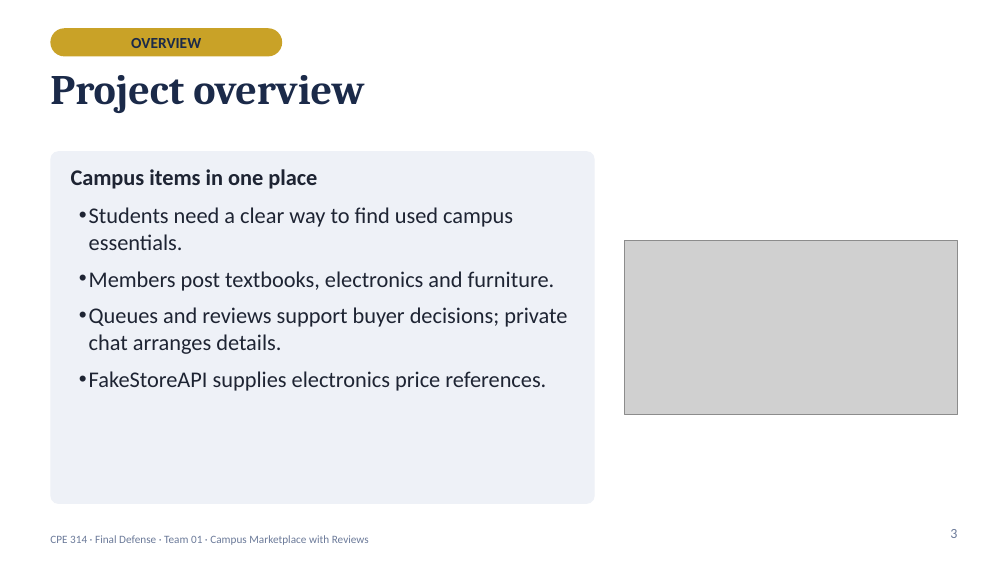
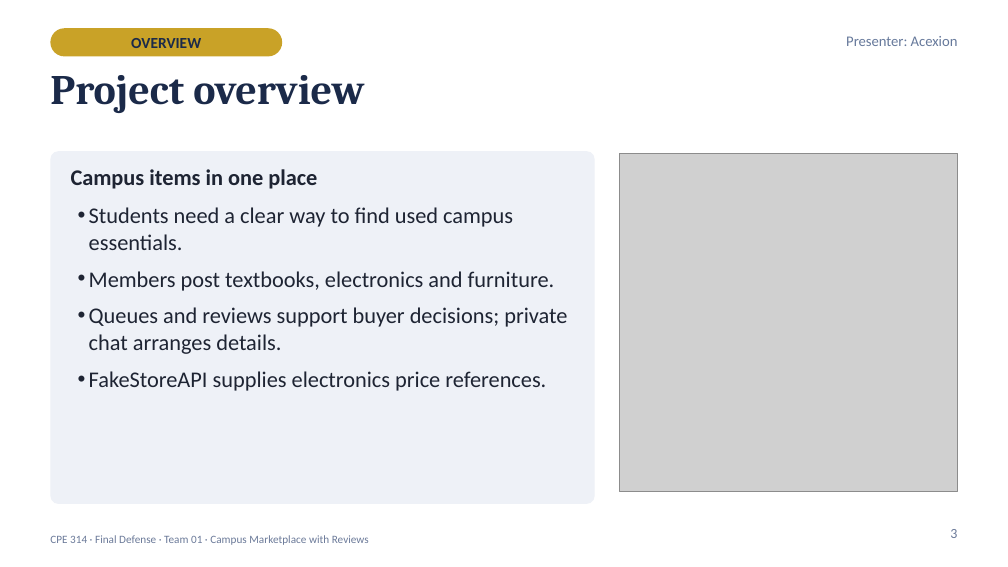
Before and after one commit to XionAce/cpe314-69323-capstone-team-01, a slide deck: slide 3 of docs/Group1_Campus_Marketplace_Final_Defense.pptx. Drawn at 1008x567 pixels with LibreOffice and Linux fonts; fonts in the diff are those of the drawing; grey boxes stand for pictures. Boxes give left, top, right and bottom in pixels: in the first picture for what was removed or moved away, otherwise in the second. Text is boxed around its words. In the diff, an @@ line names an element or a change of style, - is before the commit and + after.

Commit message:
docs: revise project design and final defense presentation

```diff
--- a/docs/Group1_Campus_Marketplace_Final_Defense.pptx
+++ b/docs/Group1_Campus_Marketplace_Final_Defense.pptx
@@ text added at <box>846,36,958,46</box>, 10.5 pt, text #66799B @@
+Presenter: Acexion
@@ text "Campus items in one place" at <box>71,169,567,391</box>: less space between paragraphs; indent changed; more space between paragraphs @@
@@ picture: place and size @@
-picture at <box>625,241,958,415</box>
+picture at <box>620,153,958,491</box>
```
Also in this commit, not shown: 18 other slides changed, 5 slides added, 3 slides removed, 8 other files.
